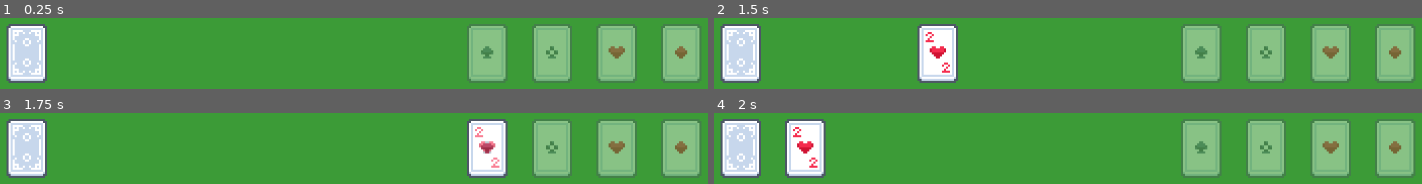
Above: before the commit, frames 1-4 (two rows, left to right).
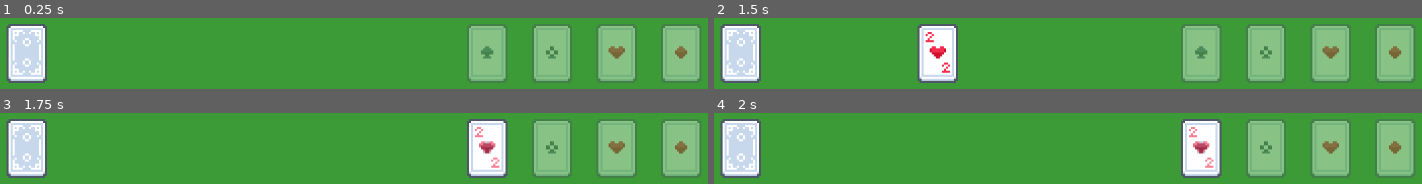
Above: after the commit, the same moments.

Repository: w-dib/Solitaire
Game: Godot game, scene res://scenes/world.tscn
The game is run twice, just before and just after one commit, with the same random seed, the same clock (stepped at 60 frames per second) and the same inputs.
Inputs (mouse positions are in pixels of both pictures, inside the frame that each line leads up to):
- Up to frame 1 (0.25 s): no input
- Up to frame 2 (1.5 s): tap Enter at 0.5 s; drag from (742, 52) to (1202, 52) at 0.52 s; tap Space at 1.25 s; drag from (806, 52) to (1202, 52) at 1.27 s
- Up to frame 3 (1.75 s): no input
- Up to frame 4 (2 s): no input

Frames 1-3 are identical in both runs. In frame 4, 9.4% of the frame differs, in the area x 10-72%, y 8-92%.

Commit message:
Mouse drop detects if dropped on foundation

Diff:
--- a/project.godot
+++ b/project.godot
@@ -43,8 +43,8 @@
 [layer_names]
 
 2d_physics/layer_1="Card"
-2d_physics/layer_2="Drawpile"
-2d_physics/layer_3="EmptySlot"
+2d_physics/layer_2="Foundation"
+2d_physics/layer_3="Tableau"
 
 [rendering]
 
--- a/scenes/card.tscn
+++ b/scenes/card.tscn
@@ -8,7 +8,7 @@
 size = Vector2(20, 28)
 
 [node name="Card" type="Area2D"]
-collision_mask = 3
+collision_mask = 6
 script = ExtResource("1_6u4wf")
 
 [node name="face_down" type="Sprite2D" parent="."]
--- a/scenes/world.tscn
+++ b/scenes/world.tscn
@@ -1,5 +1,6 @@
-[gd_scene load_steps=10 format=3 uid="uid://1qyx1wpmkd06"]
+[gd_scene load_steps=11 format=3 uid="uid://1qyx1wpmkd06"]
 
+[ext_resource type="Script" uid="uid://bcbuoivlk1lbv" path="res://scripts/foundation.gd" id="2_4mrxx"]
 [ext_resource type="Texture2D" uid="uid://bcj3ceva01or" path="res://assets/images/background/green-background.jpg" id="2_rwgxs"]
 [ext_resource type="Texture2D" uid="uid://df8i2aj0167w" path="res://assets/images/kenney-playing-cards-pack/card_spades_suit.png" id="5_7r4gi"]
 [ext_resource type="Script" uid="uid://dh42lcumtk5pe" path="res://scripts/draw_pile.gd" id="6_i7141"]
@@ -27,6 +28,9 @@
 
 [node name="Spades" type="Area2D" parent="Foundations" groups=["Foundation"]]
 position = Vector2(264, 24)
+collision_layer = 6
+script = ExtResource("2_4mrxx")
+SUIT = "SPADES"
 
 [node name="Sprite2D" type="Sprite2D" parent="Foundations/Spades"]
 modulate = Color(1, 1, 1, 0.392157)
@@ -37,6 +41,9 @@
 
 [node name="Clubs" type="Area2D" parent="Foundations" groups=["Foundation"]]
 position = Vector2(296, 24)
+collision_layer = 6
+script = ExtResource("2_4mrxx")
+SUIT = "CLUBS"
 
 [node name="Sprite2D" type="Sprite2D" parent="Foundations/Clubs"]
 modulate = Color(1, 1, 1, 0.392157)
@@ -47,6 +54,9 @@
 
 [node name="Hearts" type="Area2D" parent="Foundations" groups=["Foundation"]]
 position = Vector2(328, 24)
+collision_layer = 6
+script = ExtResource("2_4mrxx")
+SUIT = "HEARTS"
 
 [node name="Sprite2D" type="Sprite2D" parent="Foundations/Hearts"]
 modulate = Color(1, 1, 1, 0.392157)
@@ -57,6 +67,9 @@
 
 [node name="Diamonds" type="Area2D" parent="Foundations" groups=["Foundation"]]
 position = Vector2(360, 24)
+collision_layer = 6
+script = ExtResource("2_4mrxx")
+SUIT = "DIAMONDS"
 
 [node name="Sprite2D" type="Sprite2D" parent="Foundations/Diamonds"]
 modulate = Color(1, 1, 1, 0.392157)
--- a/scripts/card.gd
+++ b/scripts/card.gd
@@ -47,7 +47,7 @@
 	# Initialize the card to show back
 	show_back()
 
-func _process(delta: float) -> void:
+func _process(_delta: float) -> void:
 	if is_dragging:
 		# Get the mouse's current global position
 		var mouse_pos := get_global_mouse_position()
@@ -72,31 +72,57 @@
 
 func _on_input_event(_viewport: Node, event: InputEvent, _shape_idx: int) -> void:
 	if event.is_action_pressed("Click"):
-		initial_position = global_position
-		var parameters: PhysicsPointQueryParameters2D = PhysicsPointQueryParameters2D.new()
-		parameters.position = event.position
-		parameters.collide_with_areas = true
-		var objects_clicked := get_world_2d().direct_space_state.intersect_point(parameters)
-		var colliders := objects_clicked.map(
-			func(dict: Dictionary):
-				return dict.collider
-		)
-
-		colliders.sort_custom(
-			func(collider_1, collider_2):
-				return collider_1.z_index < collider_2.z_index
-		)
-		if colliders[-1] == self:
-			is_dragging = true
-			click_position = get_local_mouse_position()
+		pick_up_card(event)
 
 	if event.is_action_released("Click"):
-		global_position = initial_position
-		initial_position = Vector2.ZERO
+		drop_card(event)
 
 func _input(event: InputEvent) -> void:
 	if event.is_action_released("Click"):
 		is_dragging = false
+
+func pick_up_card(event: InputEvent) -> void:
+	initial_position = global_position
+	var objects_clicked := mouse_raycast(event, 0b1)
+	var colliders := objects_clicked.map(
+		func(dict: Dictionary):
+			return dict.collider
+	)
+
+	colliders.sort_custom(
+		func(collider_1, collider_2):
+			return collider_1.z_index < collider_2.z_index
+	)
+	if colliders[-1] == self:
+		is_dragging = true
+		click_position = get_local_mouse_position()
+
+func drop_card(event: InputEvent) -> void:
+	var object := mouse_raycast(event, 0b110) #layers 2 & 3 in bitmask.
+	# Assume no valid drop by default
+	var valid_drop := false
+
+	# Check if there are any results from the raycast
+	if object.size() > 0:
+		var first_dict = object[0]  # Get the first dictionary
+		if "collider" in first_dict:
+			var collider = first_dict["collider"]  # Safely access the collider
+			if collider.is_in_group("Foundation"):
+				valid_drop = true
+				# Perform the valid drop logic here
+
+	if not valid_drop:
+		global_position = initial_position
+		initial_position = Vector2.ZERO
+
+func mouse_raycast(event: InputEvent, layer: int) -> Array[Dictionary]:
+	var parameters: PhysicsPointQueryParameters2D = PhysicsPointQueryParameters2D.new()
+	parameters.position = event.position
+	parameters.collide_with_areas = true
+	# Set the collision layer mask to detect relevant layers
+	parameters.collision_mask = layer
+	var objects_clicked := get_world_2d().direct_space_state.intersect_point(parameters)
+	return objects_clicked
 
 func set_card_properties(texture_name: String) -> void:
 	# Parse texture_name to set suit, color, and rank using begins_with
--- /dev/null
+++ b/scripts/foundation.gd
@@ -0,0 +1,3 @@
+extends Area2D
+
+@export_enum ("HEARTS", "DIAMONDS", "SPADES", "CLUBS") var SUIT : String
Not shown, added: scripts/foundation.gd.uid
